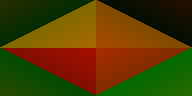
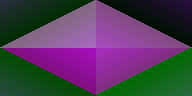
Layer changes from the first (192, 96) image to the second:
added layer "Layer 4" above "Background copy" over [0, 0, 192, 96]
